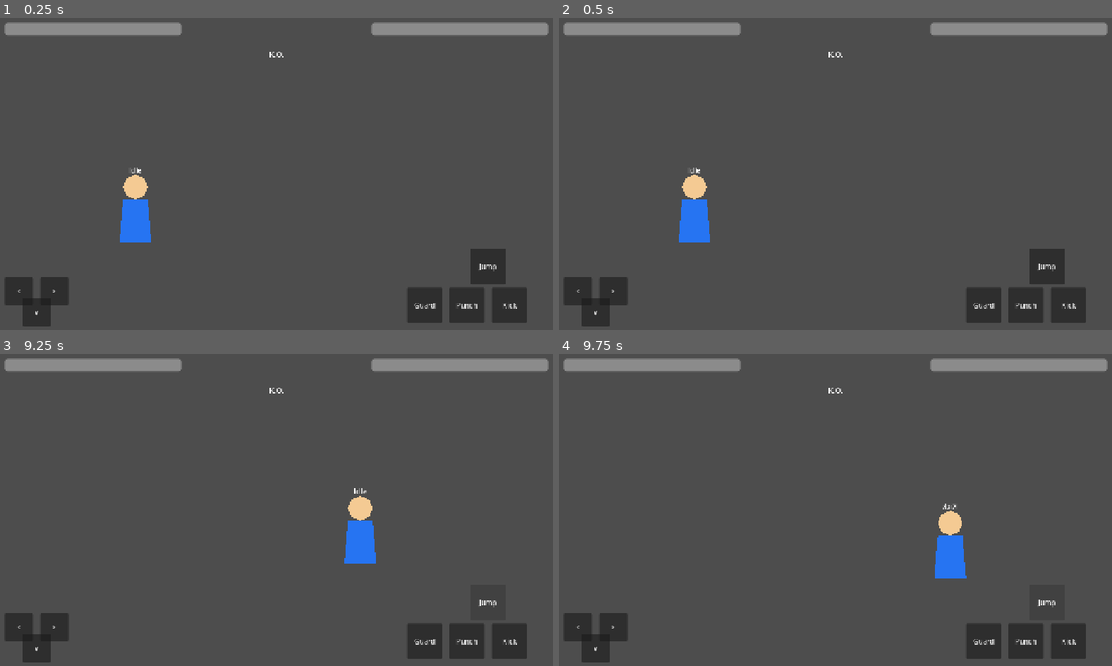
Above: before the commit, frames 1-4 (two rows, left to right).
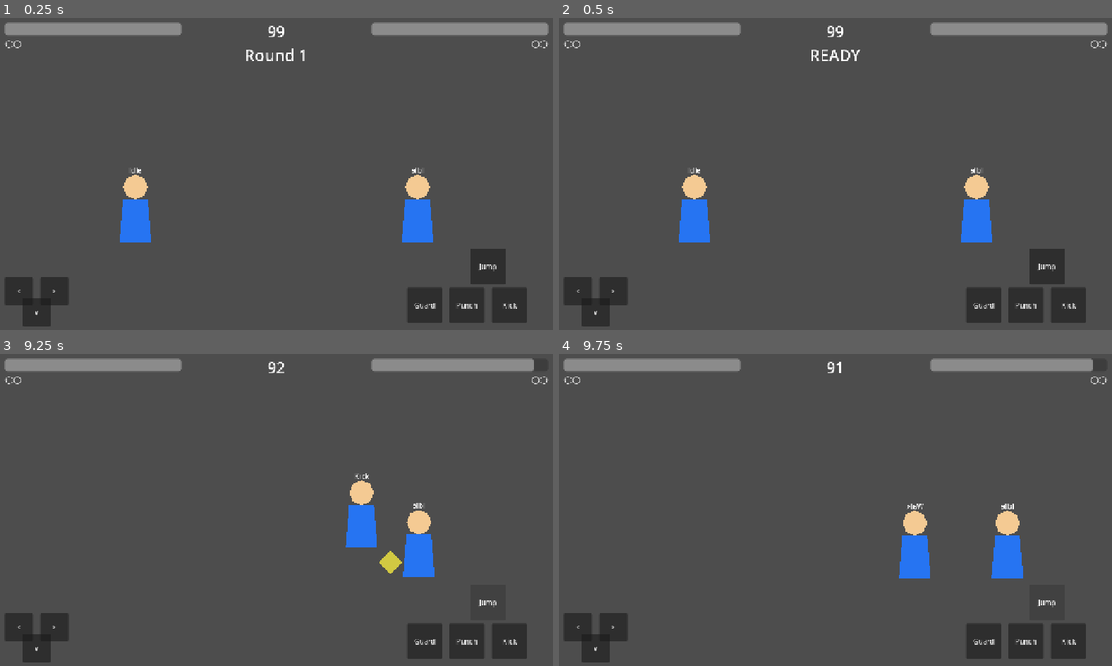
Above: after the commit, the same moments.

Repository: adamonine-stack/hashire-kaminari-dakkan-no-kobushi
Game: Godot game, scene res://scenes/Battle.tscn
The game is run twice, just before and just after one commit, with the same random seed, the same clock (stepped at 60 frames per second) and the same inputs.
Inputs:
- Up to frame 1 (0.25 s): no input
- Up to frame 2 (0.5 s): no input
- Up to frame 3 (9.25 s): click "<" at 0.5 s; click ">" at 1.25 s; click "v" at 2 s; click "Punch" at 2.75 s; click "Kick" at 3.5 s; click "Guard" at 4.25 s; click "Jump" at 5 s; hold L (guard) 5.78-6.53 s; hold Right (move_right) 5.78-7.28 s; tap J (attack) at 5.85, 7.55, 8.1 s; tap Up (jump) at 6.02, 6.77, 8.27, 9.02 s; tap L (guard) at 6.6, 8.3 s; tap K (kick) at 6.8, 7.35, 9.05 s; hold Left (move_left) 7.28-8.03 s; hold Right (move_right) from 8.03 s (still down); hold L (guard) from 8.78 s (still down)
- Up to frame 4 (9.75 s): release Right (move_right) at 9.53 s; release L (guard) at 9.53 s; hold Left (move_left) from 9.53 s (still down); tap K (kick) at 9.6 s

The runs differ from the first frame. In frame 1, 1.3% of the frame differs, in the area x 0-100%, y 2-72%; in frame 2, 1.2%; in frame 3, 2.2%; in frame 4, 3.2%, in the area x 0-100%, y 1-72%.

Commit message:
DEV018 ラウンド管理・勝敗判定システムを実装
Add RoundManager, enemy placeholder wiring, round timer UI, win marks, KO/TIME UP handling, two-win battle finish, reset flow, and title return.

Diff:
--- a/godot/scenes/Battle.tscn
+++ b/godot/scenes/Battle.tscn
@@ -1,8 +1,9 @@
-[gd_scene load_steps=5 format=3]
+[gd_scene load_steps=6 format=3]
 
 [ext_resource type="PackedScene" path="res://scenes/UI.tscn" id="1_ui"]
 [ext_resource type="PackedScene" path="res://scenes/Player.tscn" id="2_player"]
 [ext_resource type="Script" path="res://scripts/battle/battle_controller.gd" id="3_battle_controller"]
+[ext_resource type="Script" path="res://scripts/battle/round_manager.gd" id="4_round_manager"]
 
 [sub_resource type="RectangleShape2D" id="RectangleShape2D_floor"]
 size = Vector2(1280, 32)
@@ -12,6 +13,9 @@
 
 [node name="Player" parent="." instance=ExtResource("2_player")]
 position = Vector2(320, 520)
+
+[node name="Enemy" parent="." instance=ExtResource("2_player")]
+position = Vector2(960, 520)
 
 [node name="BattleCamera" type="Camera2D" parent="."]
 position = Vector2(640, 360)
@@ -23,3 +27,6 @@
 shape = SubResource("RectangleShape2D_floor")
 
 [node name="UI" parent="." instance=ExtResource("1_ui")]
+
+[node name="RoundManager" type="Node" parent="."]
+script = ExtResource("4_round_manager")
--- a/godot/scenes/UI.tscn
+++ b/godot/scenes/UI.tscn
@@ -41,7 +41,56 @@
 value = 100.0
 show_percentage = false
 
+[node name="TimerLabel" type="Label" parent="BattleUIRoot"]
+layout_mode = 1
+anchors_preset = 5
+anchor_left = 0.5
+anchor_right = 0.5
+anchor_bottom = 0.0
+offset_left = -60.0
+offset_top = 20.0
+offset_right = 60.0
+offset_bottom = 60.0
+grow_horizontal = 2
+theme_override_font_sizes/font_size = 34
+text = "99"
+horizontal_alignment = 1
+vertical_alignment = 1
+
+[node name="PlayerWinMarks" type="Label" parent="BattleUIRoot"]
+layout_mode = 1
+anchors_preset = 1
+anchor_left = 0.0
+anchor_right = 0.0
+anchor_bottom = 0.0
+offset_left = 24.0
+offset_top = 54.0
+offset_right = 124.0
+offset_bottom = 82.0
+grow_horizontal = 1
+theme_override_font_sizes/font_size = 22
+text = "OO"
+horizontal_alignment = 0
+vertical_alignment = 1
+
+[node name="EnemyWinMarks" type="Label" parent="BattleUIRoot"]
+layout_mode = 1
+anchors_preset = 1
+anchor_left = 1.0
+anchor_right = 1.0
+anchor_bottom = 0.0
+offset_left = -124.0
+offset_top = 54.0
+offset_right = -24.0
+offset_bottom = 82.0
+grow_horizontal = 0
+theme_override_font_sizes/font_size = 22
+text = "OO"
+horizontal_alignment = 2
+vertical_alignment = 1
+
 [node name="KOLabel" type="Label" parent="BattleUIRoot"]
+visible = false
 layout_mode = 1
 anchors_preset = 5
 anchor_left = 0.5
@@ -52,7 +101,8 @@
 offset_right = 80.0
 offset_bottom = 120.0
 grow_horizontal = 2
-text = "K.O."
+theme_override_font_sizes/font_size = 36
+text = ""
 horizontal_alignment = 1
 vertical_alignment = 1
 
@@ -149,5 +199,4 @@
 offset_right = -120.0
 offset_bottom = -104.0
 grow_horizontal = 0
-grow_vertical = 0
 text = "Jump"
--- /dev/null
+++ b/godot/scripts/battle/round_manager.gd
@@ -0,0 +1,216 @@
+extends Node
+
+enum RoundResult {
+	PLAYER,
+	ENEMY,
+	DRAW,
+}
+
+@export var round_time_limit := 99
+@export var ready_duration := 1.0
+@export var fight_message_duration := 0.5
+@export var ko_display_duration := 2.0
+@export var round_result_duration := 2.0
+@export var final_display_duration := 4.0
+@export var enemy_accepts_input := false
+
+var currentRound := 1
+var playerWinCount := 0
+var enemyWinCount := 0
+var roundTime := 99
+var isRoundActive := false
+var isBattleFinished := false
+
+var _time_accumulator := 0.0
+var _player_start_position := Vector2.ZERO
+var _enemy_start_position := Vector2.ZERO
+
+@onready var player := $"../Player"
+@onready var enemy := $"../Enemy"
+@onready var timer_label := $"../UI/BattleUIRoot/TimerLabel"
+@onready var message_label := $"../UI/BattleUIRoot/KOLabel"
+@onready var player_win_marks := $"../UI/BattleUIRoot/PlayerWinMarks"
+@onready var enemy_win_marks := $"../UI/BattleUIRoot/EnemyWinMarks"
+
+
+func _ready() -> void:
+	_player_start_position = player.position
+	_enemy_start_position = enemy.position
+	player.hp_depleted.connect(_on_player_hp_depleted)
+	enemy.hp_depleted.connect(_on_enemy_hp_depleted)
+	_set_round_input_enabled(false)
+	_update_timer_ui()
+	_update_win_marks()
+	call_deferred("start_battle")
+
+
+func _process(delta: float) -> void:
+	if not isRoundActive or isBattleFinished:
+		return
+
+	_time_accumulator += delta
+	while _time_accumulator >= 1.0 and isRoundActive:
+		_time_accumulator -= 1.0
+		roundTime = maxi(roundTime - 1, 0)
+		_update_timer_ui()
+		if roundTime == 0:
+			_finish_round_by_time_up()
+
+
+func start_battle() -> void:
+	currentRound = 1
+	playerWinCount = 0
+	enemyWinCount = 0
+	isBattleFinished = false
+	_update_win_marks()
+	await _start_round()
+
+
+func _start_round() -> void:
+	if isBattleFinished:
+		return
+
+	isRoundActive = false
+	_time_accumulator = 0.0
+	roundTime = round_time_limit
+	_reset_fighters()
+	_update_timer_ui()
+	_update_win_marks()
+	_set_round_input_enabled(false)
+	_show_message("Round %d" % currentRound)
+	await get_tree().create_timer(0.4).timeout
+	_show_message("READY")
+	await get_tree().create_timer(ready_duration).timeout
+	_show_message("FIGHT")
+	isRoundActive = true
+	_set_round_input_enabled(true)
+	await get_tree().create_timer(fight_message_duration).timeout
+	if isRoundActive:
+		_show_message("")
+
+
+func _finish_round_by_ko(winner: RoundResult) -> void:
+	if not isRoundActive:
+		return
+
+	isRoundActive = false
+	_set_round_input_enabled(false)
+	_show_message("KO")
+	await get_tree().create_timer(ko_display_duration).timeout
+	await _complete_round(winner)
+
+
+func _finish_round_by_time_up() -> void:
+	if not isRoundActive:
+		return
+
+	isRoundActive = false
+	_set_round_input_enabled(false)
+	_show_message("TIME UP")
+	await get_tree().create_timer(round_result_duration).timeout
+	await _complete_round(_get_time_up_result())
+
+
+func _complete_round(result: RoundResult) -> void:
+	match result:
+		RoundResult.PLAYER:
+			playerWinCount += 1
+			_show_message("PLAYER WIN")
+		RoundResult.ENEMY:
+			enemyWinCount += 1
+			_show_message("ENEMY WIN")
+		RoundResult.DRAW:
+			_show_message("DRAW")
+
+	_update_win_marks()
+	await get_tree().create_timer(round_result_duration).timeout
+
+	if playerWinCount >= 2:
+		await _finish_battle(true)
+	elif enemyWinCount >= 2:
+		await _finish_battle(false)
+	else:
+		currentRound += 1
+		await _start_round()
+
+
+func _finish_battle(player_won: bool) -> void:
+	isBattleFinished = true
+	isRoundActive = false
+	_set_round_input_enabled(false)
+	_show_message("YOU WIN" if player_won else "YOU LOSE")
+	await get_tree().create_timer(final_display_duration).timeout
+	get_tree().change_scene_to_file("res://scenes/Title.tscn")
+
+
+func _get_time_up_result() -> RoundResult:
+	if player.current_hp > enemy.current_hp:
+		return RoundResult.PLAYER
+	if enemy.current_hp > player.current_hp:
+		return RoundResult.ENEMY
+	return RoundResult.DRAW
+
+
+func _reset_fighters() -> void:
+	_reset_fighter(player, _player_start_position, 1.0)
+	_reset_fighter(enemy, _enemy_start_position, -1.0)
+
+
+func _reset_fighter(fighter: CharacterBody2D, start_position: Vector2, start_facing_direction: float) -> void:
+	fighter.position = start_position
+	fighter.velocity = Vector2.ZERO
+	fighter.current_hp = fighter.max_hp
+	fighter.facing_direction = start_facing_direction
+	fighter.visual_root.scale.x = start_facing_direction
+	fighter.attack_active_timer = 0.0
+	fighter.attack_cooldown_timer = 0.0
+	fighter.kick_active_timer = 0.0
+	fighter.kick_cooldown_timer = 0.0
+	fighter.is_guarding = false
+	fighter.is_crouching = false
+	fighter.is_crouch_guarding = false
+	fighter.is_hit = false
+	fighter.is_invincible = false
+	fighter.hit_reaction_timer = 0.0
+	fighter.invincibility_timer = 0.0
+	fighter.hit_stop_timer = 0.0
+	fighter.hurt_box.set_deferred("monitorable", true)
+	fighter._set_punch_hitbox_active(false, false)
+	fighter._set_kick_hitbox_active(false, false)
+	fighter.punch_hit_targets.clear()
+	fighter.kick_hit_targets.clear()
+	fighter.hp_changed.emit(fighter.current_hp, fighter.max_hp)
+	fighter._update_visual_state()
+
+
+func _set_round_input_enabled(is_enabled: bool) -> void:
+	player.input_enabled = is_enabled
+	enemy.input_enabled = is_enabled and enemy_accepts_input
+
+
+func _show_message(message: String) -> void:
+	message_label.text = message
+	message_label.visible = message != ""
+
+
+func _update_timer_ui() -> void:
+	timer_label.text = str(roundTime)
+
+
+func _update_win_marks() -> void:
+	player_win_marks.text = _format_win_marks(playerWinCount)
+	enemy_win_marks.text = _format_win_marks(enemyWinCount)
+
+
+func _format_win_marks(win_count: int) -> String:
+	var filled_count := clampi(win_count, 0, 2)
+	var empty_count := 2 - filled_count
+	return String.chr(0x25CF).repeat(filled_count) + String.chr(0x25CB).repeat(empty_count)
+
+
+func _on_player_hp_depleted() -> void:
+	_finish_round_by_ko(RoundResult.ENEMY)
+
+
+func _on_enemy_hp_depleted() -> void:
+	_finish_round_by_ko(RoundResult.PLAYER)
